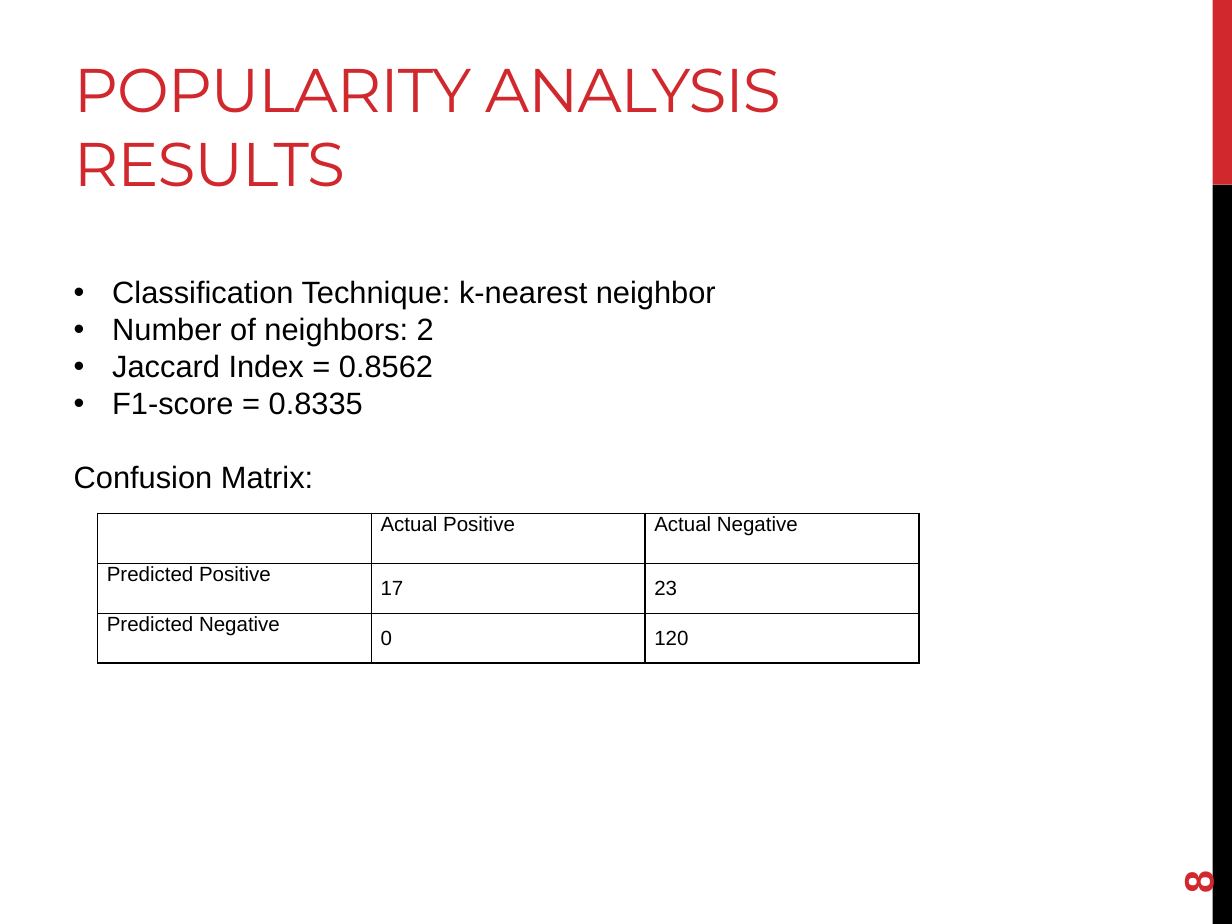
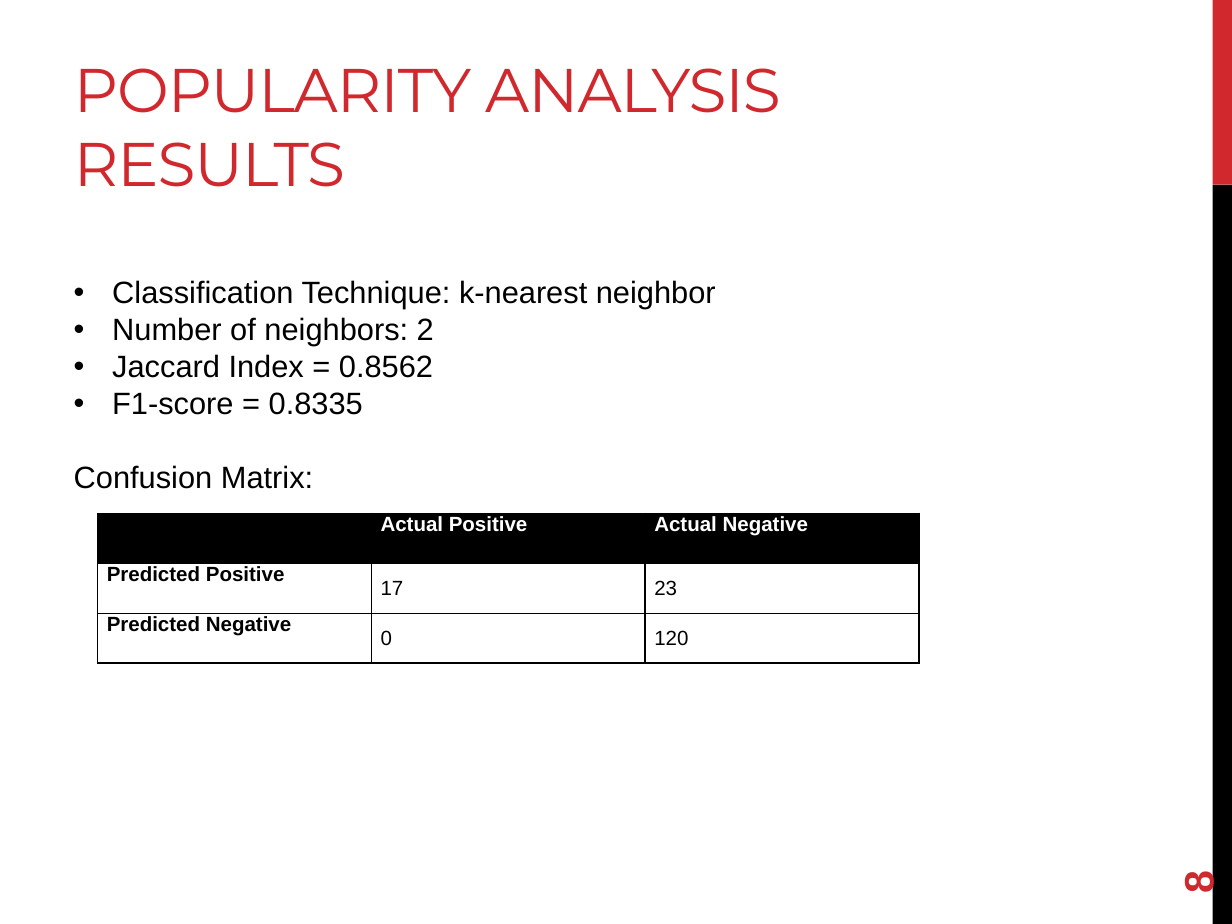
Before and after one commit to hiya-g/amsterdam-airbnb, a slide deck: slide 8 of A study of Amsterdam Airbnb rentals.pptx. Drawn at 1232x924 pixels with LibreOffice and Linux fonts; fonts in the diff are those of the drawing. Boxes give left, top, right and bottom in pixels: in the first picture for what was removed or moved away, otherwise in the second. Text is boxed around its words. In the diff, an @@ line names an element or a change of style, - is before the commit and + after.

```diff
--- a/A study of Amsterdam Airbnb rentals.pptx
+++ b/A study of Amsterdam Airbnb rentals.pptx
@@ table at (97, 514, 918, 664) @@
@@ text colour #000000 to #FFFFFF in "Actual Positive", "Actual Negative" @@
@@ bold on in "Actual Positive", "Actual Negative", "Predicted Positive", "Predicted Negative" @@
```
Also in this commit, not shown: 1 other slide changed.
